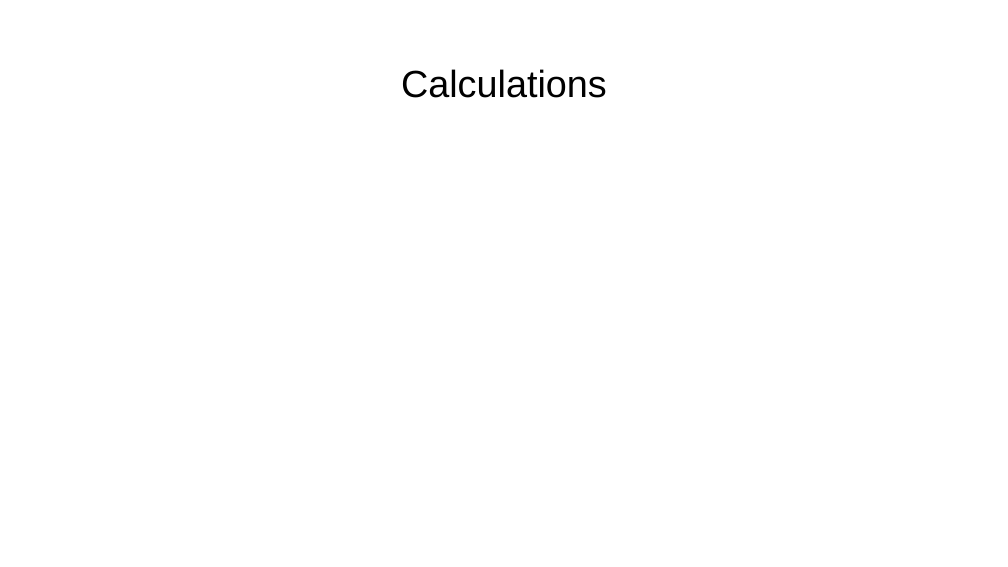
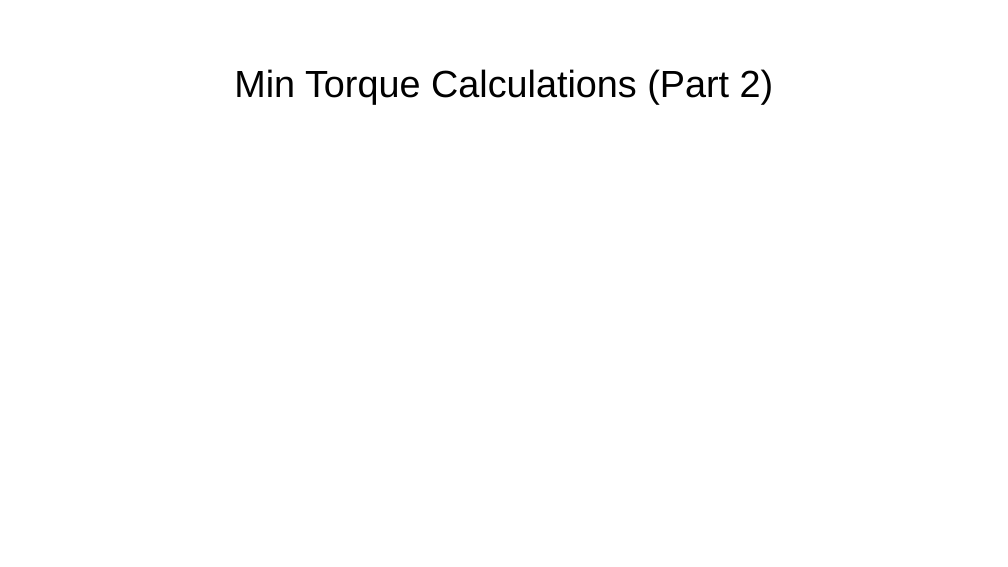
Before and after one commit to extinguishergeeks/xtinguisher.github.io, a slide deck: slide 6 of Tank Calculations.pptx. Drawn at 1008x567 pixels with LibreOffice and Linux fonts; fonts in the diff are those of the drawing; grey boxes stand for pictures. Boxes give left, top, right and bottom in pixels: in the first picture for what was removed or moved away, otherwise in the second. Text is boxed around its words. In the diff, an @@ line names an element or a change of style, - is before the commit and + after.

```diff
--- a/Tank Calculations.pptx
+++ b/Tank Calculations.pptx
@@ title at [234,69,774,104]: text changed @@
-Calculations
+Min Torque Calculations (Part 2)
```
Also in this commit, not shown: 6 other slides changed.
